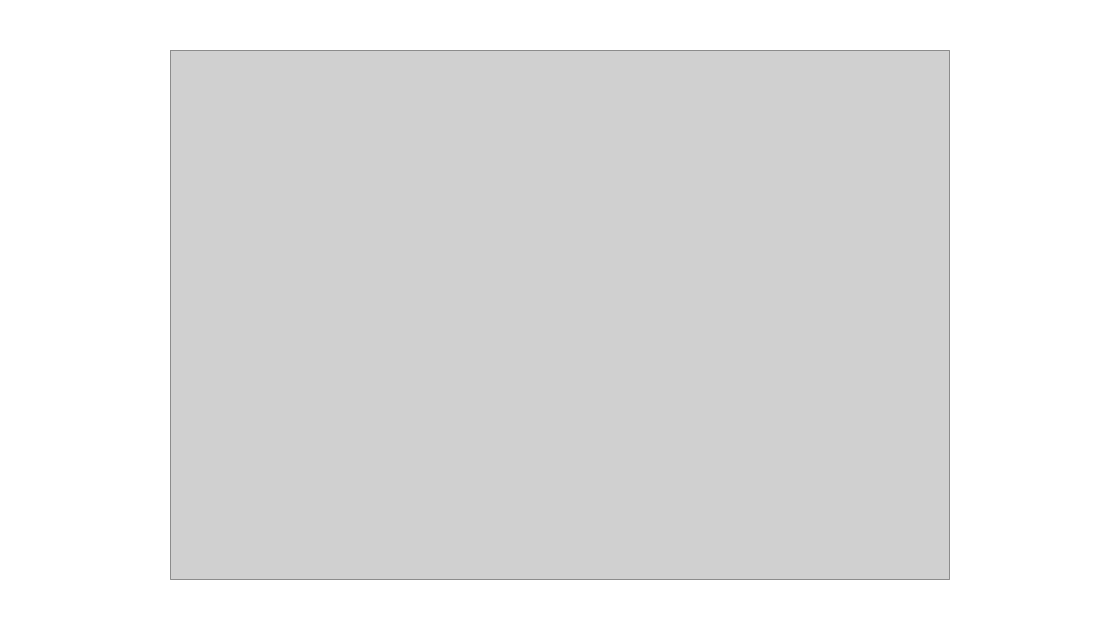
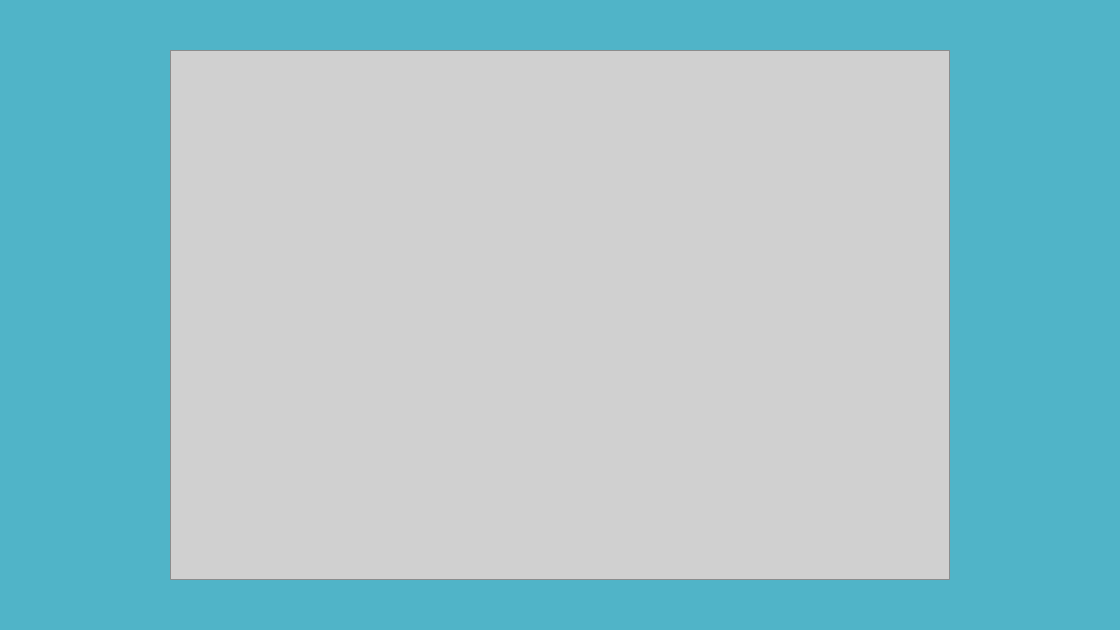
Before and after one commit to XiminHu/mass-suite, a slide deck: slide 9 of doc/20200619 Capstone-Second phase update.pptx. Drawn at 1120x630 pixels with LibreOffice and Linux fonts; fonts in the diff are those of the drawing; grey boxes stand for pictures. Boxes give left, top, right and bottom in pixels: in the first picture for what was removed or moved away, otherwise in the second. Text is boxed around its words. In the diff, an @@ line names an element or a change of style, - is before the commit and + after.

```diff
--- a/doc/20200619 Capstone-Second phase update.pptx
+++ b/doc/20200619 Capstone-Second phase update.pptx
@@ background #FFFFFF to #50B4C8 @@
```
Also in this commit, not shown: 9 other slides changed, 9 slides added, 10 slides removed, 6 other files.
